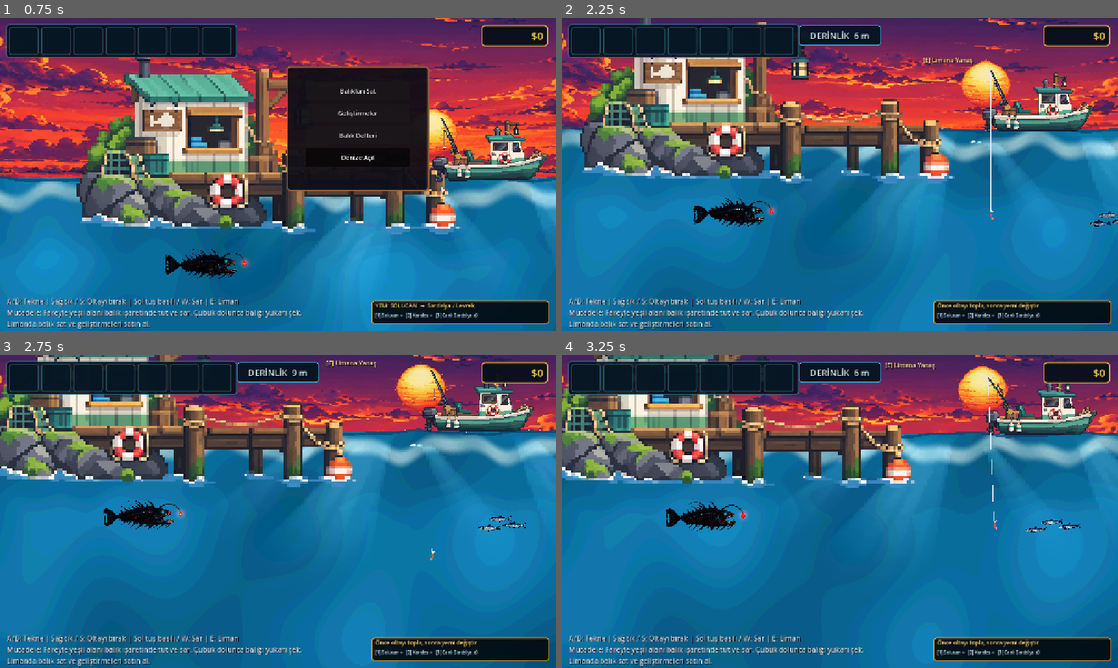
Above: before the commit, frames 1-4 (two rows, left to right).
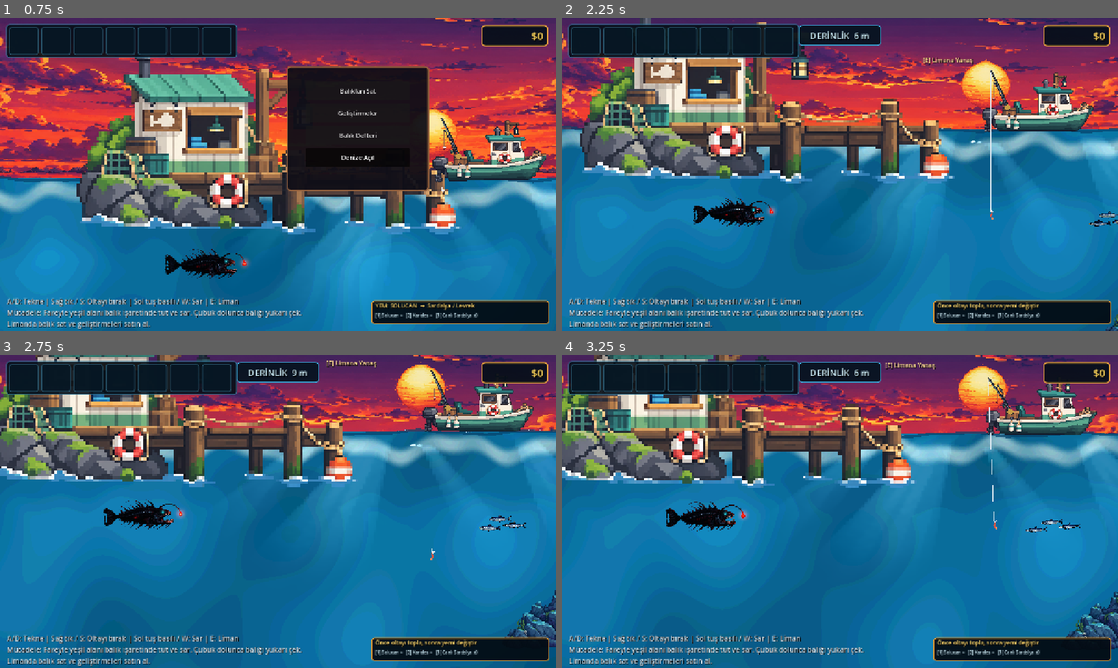
Above: after the commit, the same moments.

Repository: mirackayademir/TinyFisher
Game: Godot game, scene res://scenes/world.tscn
The game is run twice, just before and just after one commit, with the same random seed, the same clock (stepped at 60 frames per second) and the same inputs.
Inputs (mouse positions are in pixels of both pictures, inside the frame that each line leads up to):
- Up to frame 1 (0.75 s): tap Enter at 0.5 s; move the mouse to (400, 158) at 0.52 s; hold D (move_right) from 0.53 s (still down); tap E (dock) at 0.6 s; click (400, 158) at 0.67 s
- Up to frame 2 (2.25 s): move the mouse to (728, 190) at 1.27 s; release D (move_right) at 1.28 s; hold S 1.28-2.03 s; tap 1 at 1.35 s; move the mouse to (895, 105) at 2.02 s; hold D (move_right) from 2.03 s (still down); tap 2 at 2.1 s
- Up to frame 3 (2.75 s): keep holding D (move_right)
- Up to frame 4 (3.25 s): move the mouse to (812, 574) at 2.77 s; release D (move_right) at 2.78 s; hold W from 2.78 s (still down); tap 3 at 2.85 s; click (812, 574) at 2.92 s

Frame 1 is identical in both runs. In frame 2, less than 0.1% of the frame differs, in the area x 97-100%, y 94-100%; in frame 3, 0.8%; in frame 4, 0.8%, in the area x 83-100%, y 53-94%.

Commit message:
Add shallow rock layer 9 of 36

Diff:
--- a/scenes/surface_foam_sync.gd
+++ b/scenes/surface_foam_sync.gd
@@ -1,28 +1,31 @@
 extends Node
 
-# Yuzey efektleri runtime destegi.
+# Environment runtime destegi.
 # 7/36 surface_foam_01.png: hareketli ana dalgaya baglanir.
 # 8/36 sun_rays_01.png: tek, duzenli bir gunes huzmesi kumesi olarak kullanilir.
-# Gunes + huzmeler yatayda ayni parallax'i kullanir; dikeyde normal dunya gibi hareket eder.
+# 9/36 shallow_rock_01.png: 18-20 m bandinda dogal kaya cikintilari.
 
 const FOAM_TEXTURE: Texture2D = preload("res://assets/environment/surface/surface_foam_01.png")
 const SUN_RAYS_TEXTURE: Texture2D = preload("res://assets/environment/surface/sun_rays_01.png")
+const SHALLOW_ROCK_TEXTURE: Texture2D = preload("res://assets/environment/shallow/shallow_rock_01.png")
 
 const WATER_SURFACE_Y: float = 360.0
 const SUN_X: float = 1060.0
 const SUN_TARGET_SIZE: float = 175.0
 const SUN_RAYS_WIDTH: float = 1450.0
 const SUN_RAYS_DEPTH_HEIGHT: float = 540.0
+const SHALLOW_BOTTOM_Y: float = 1030.0
 
 var _bound_line: Line2D = null
 var _ray_root: Node2D = null
+var _rock_root: Node2D = null
 var _sun_light_parallax: Parallax2D = null
 var _scene_id: int = 0
 
 
 func _ready() -> void:
 	process_mode = Node.PROCESS_MODE_ALWAYS
-	print("SURFACE EFFECTS: 7/36 kopuk + 8/36 duzenli gunes huzmeleri hazir")
+	print("ENV RUNTIME: 7/36 kopuk + 8/36 huzme + 9/36 sig kaya hazir")
 
 
 func _process(_delta: float) -> void:
@@ -36,16 +39,19 @@
 		_scene_id = current_id
 		_bound_line = null
 		_ray_root = null
+		_rock_root = null
 		_sun_light_parallax = null
 
 	_sync_surface_foam(current_scene)
 	_ensure_sun_light_group(current_scene)
 	_ensure_sun_rays(current_scene)
+	_ensure_shallow_rock(current_scene)
 
 
 func _reset_scene_refs() -> void:
 	_bound_line = null
 	_ray_root = null
+	_rock_root = null
 	_sun_light_parallax = null
 	_scene_id = 0
 
@@ -55,8 +61,6 @@
 # -----------------------------------------------------------------------------
 
 func _sync_surface_foam(current_scene: Node) -> void:
-	# EnvironmentLayers tarafinda uretilen sabit kopuk seridini gizliyoruz.
-	# Ana dalga hareket ederken arkada ayri bir iz birakmasin.
 	var static_foam: CanvasItem = current_scene.get_node_or_null(
 		"EnvironmentLayers/SurfaceLayers/SurfaceFoamLayer/SurfaceFoamArt"
 	) as CanvasItem
@@ -85,7 +89,6 @@
 	line.begin_cap_mode = Line2D.LINE_CAP_ROUND
 	line.end_cap_mode = Line2D.LINE_CAP_ROUND
 	line.antialiased = false
-	print("SURFACE FOAM SYNC: kopuk hareketli dalgaya baglandi")
 
 
 # -----------------------------------------------------------------------------
@@ -101,16 +104,11 @@
 	if _sun_light_parallax == null:
 		_sun_light_parallax = Parallax2D.new()
 		_sun_light_parallax.name = "SunLightParallax"
-		# X ekseninde uzak ufuk hissi korunur.
-		# Y=1.0 oldugu icin kamera denize indikce gunes de normal dunya gibi yukarida kalir
-		# ve ekran disina cikar; artik kancayla birlikte su altina gelmez.
 		_sun_light_parallax.scroll_scale = Vector2(0.08, 1.0)
 		environment_root.add_child(_sun_light_parallax)
 	else:
 		_sun_light_parallax.scroll_scale = Vector2(0.08, 1.0)
 
-	# EnvironmentLayers tarafinda daha once SkyParallax altinda kurulan gunesi
-	# bu yeni ortak parallax grubuna tasiyoruz.
 	var sun_layer: Node2D = current_scene.get_node_or_null(
 		"EnvironmentLayers/SkyParallax/SunLayer"
 	) as Node2D
@@ -119,7 +117,6 @@
 	if sun_layer != null and sun_layer.get_parent() != _sun_light_parallax:
 		sun_layer.reparent(_sun_light_parallax, false)
 
-	# Huzmeler de gunesle ayni yatay parallax'i kullansin.
 	var rays_layer: Node2D = current_scene.get_node_or_null(
 		"EnvironmentLayers/UnderwaterLayers/SunRaysLayer"
 	) as Node2D
@@ -179,8 +176,6 @@
 	_ray_root.name = "SunRaysArt"
 	rays_layer.add_child(_ray_root)
 
-	# Onceki surumde ayni asset dunya boyunca tekrar ediyordu ve bagimsiz/random
-	# isik konileri gibi gorunuyordu. Artik SADECE TEK bir genis huzme kumesi var.
 	var ray_shader: Shader = Shader.new()
 	ray_shader.code = (
 		"shader_type canvas_item;\n"
@@ -213,4 +208,56 @@
 	)
 	_ray_root.add_child(ray_sprite)
 
-	print("SUN RAYS: tek huzme kumesi gunesle hizalandi; dikey kamera takibi kapatildi")
+
+# -----------------------------------------------------------------------------
+# 9 / 36 - SHALLOW ROCK 01
+# -----------------------------------------------------------------------------
+
+func _ensure_shallow_rock(current_scene: Node) -> void:
+	if is_instance_valid(_rock_root):
+		return
+
+	var decor_layer: Node2D = current_scene.get_node_or_null(
+		"EnvironmentLayers/UnderwaterLayers/MidDecorLayer"
+	) as Node2D
+	if decor_layer == null:
+		return
+
+	var existing: Node2D = decor_layer.get_node_or_null("ShallowRock01Art") as Node2D
+	if existing != null:
+		_rock_root = existing
+		return
+
+	var texture_size: Vector2 = SHALLOW_ROCK_TEXTURE.get_size()
+	if texture_size.x <= 0.0 or texture_size.y <= 0.0:
+		return
+
+	_rock_root = Node2D.new()
+	_rock_root.name = "ShallowRock01Art"
+	decor_layer.add_child(_rock_root)
+
+	# Ayni asset duvar kagidi gibi tekrarlanmaz. Dunya boyunca seyrek ve farkli
+	# boylarda kaya cikintilari var; hepsinin tabani 18-20m bandina gomulur.
+	var placements: Array[Vector3] = [
+		Vector3(1450.0, 1025.0, 0.66),
+		Vector3(3350.0, 1005.0, 0.50),
+		Vector3(5600.0, 1035.0, 0.76),
+		Vector3(8150.0, 1015.0, 0.58),
+		Vector3(10350.0, 1030.0, 0.69)
+	]
+
+	for i: int in range(placements.size()):
+		var placement: Vector3 = placements[i]
+		var scale_value: float = placement.z
+		var scaled_height: float = texture_size.y * scale_value
+
+		var sprite: Sprite2D = Sprite2D.new()
+		sprite.name = "ShallowRock01_%02d" % i
+		sprite.texture = SHALLOW_ROCK_TEXTURE
+		sprite.texture_filter = CanvasItem.TEXTURE_FILTER_NEAREST
+		sprite.position = Vector2(placement.x, placement.y - scaled_height * 0.5)
+		sprite.scale = Vector2(-scale_value if i % 2 == 1 else scale_value, scale_value)
+		sprite.modulate = Color(0.86, 0.95, 1.0, 0.92)
+		_rock_root.add_child(sprite)
+
+	print("SHALLOW ROCK: 9/36 18-20m bandina dogal kaya cikintilari eklendi")
